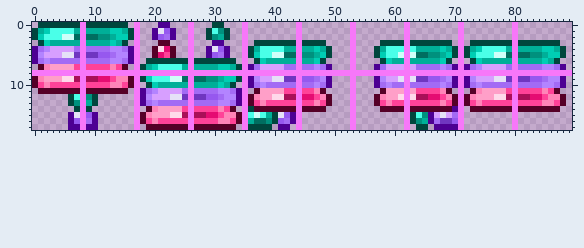
Sprite sheet, stored at Tiles/BalloonSign.png. The picture above was drawn from the file before the commit.
The file is 180x36 pixels, drawn in blocks of 2x2; one block is one cell here.
Once edited:
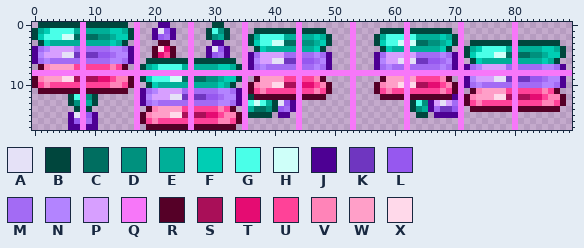
Palette (. is transparent): A #e5e1f7  B #00463d  C #006e60  D #00917e  E #00af98  F #00ceb4  G #4affe8  H #cefff9  J #4d0093  K #6f36c0  L #9658ef  M #a36bf4  N #b384ff  P #d79fff  Q #f777f9  R #550027  S #a90f58  T #e50c72  U #ff4298  V #ff84b8  W #ff9fc8  X #ffd9ea
The exact change:
y 1: x 37..43 ....... -> BBBBBBB; x 45..48 .... -> BBBB; x 58..61 .... -> BBBB; x 63..69 ....... -> BBBBBBB
y 2: x 36..43 ........ -> BEGGGGEE; x 45..49 ..... -> EEFEB; x 57..61 ..... -> BEGGG; x 63..70 ........ -> GEEEEFEB
y 3: x 36..43 .BBBBBBB -> BFGGHHCC; x 45..49 BBBB. -> DDEFB; x 57..61 .BBBB -> BFGGH; x 63..70 BBBBBBB. -> HCCDDEFB
y 4: x 36..41 BEGGGG -> .BFEEE; x 48..49 EB -> B.; x 57..61 BEGGG -> .BFEE; x 63 G -> E; x 69..70 EB -> B.
y 5: x 36..43 BFGGHHCC -> JMPPPPMM; x 45..49 DDEFB -> MMNMJ; x 57..61 BFGGH -> JMPPP; x 63..70 HCCDDEFB -> PMMMMNMJ
y 6: x 36..43 .BFEEEEE -> JNPPAAKK; x 45..49 EEFB. -> LLMNJ; x 57..61 .BFEE -> JNPPA; x 63..70 EEEEEFB. -> AKKLLMNJ
y 7: x 38..41 PPPP -> NMMM; x 59..61 PPP -> NMM; x 63 P -> M
y 9: x 36..43 JNPPAAKK -> .RWWWWUU; x 45..49 LLMNJ -> UUVR.; x 57..61 JNPPA -> .RWWW; x 63..70 AKKLLMNJ -> WUUUUVR.
y 10: x 36..43 JMNMMMMM -> RVWWXXSS; x 45..49 MMNMJ -> TTUVR; x 57..61 JMNMM -> RVWWX; x 63..70 MMMMMNMJ -> XSSTTUVR
y 11: x 36..41 .RWWWW -> RUVUUU; x 48..49 R. -> UR; x 57..61 .RWWW -> RUVUU; x 63 W -> U; x 69..70 R. -> UR
y 12: x 36..43 RVWWXXSS -> BRRRRRRR; x 45..49 TTUVR -> RRRR.; x 57..61 RVWWX -> .RRRR; x 63..70 XSSTTUVR -> RRRRRRRJ
y 13: x 36..43 RUVUUUUU -> GHGEBALJ; x 45..49 UUVUR -> .....; x 57..61 RUVUU -> .....; x 63..70 UUUUUVUR -> BGDJPAPM
y 14: x 36..43 BRRRRRRR -> ECCDBLMJ; x 45..48 RRRR -> ....; x 58..61 RRRR -> ....; x 63..70 RRRRRRRJ -> BDEJMKKL
y 15: x 36..43 GHGEBALJ -> BBBB.JJ.; x 63..70 BGDJPAPM -> .BB.JJJJ
y 16: x 36..43 ECCDBLMJ -> ........; x 63..70 BDEJMKKL -> ........
y 17: x 36..39 BBBB -> ....; x 41..42 JJ -> ..; x 64..65 BB -> ..; x 67..70 JJJJ -> ....
